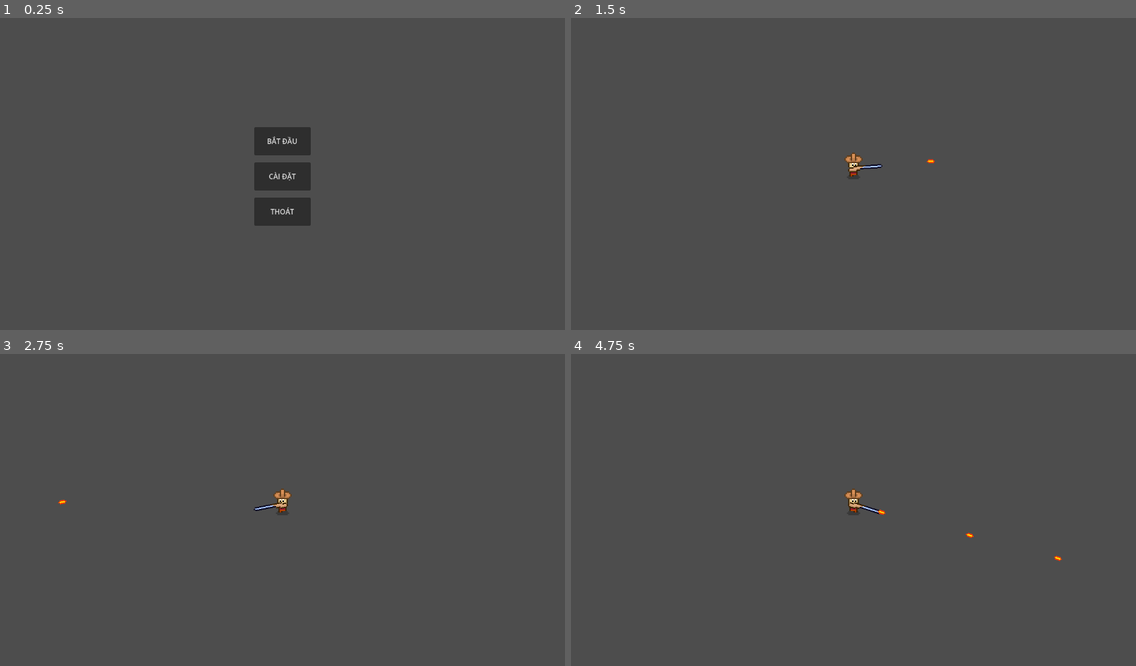
Above: before the commit, frames 1-4 (two rows, left to right).
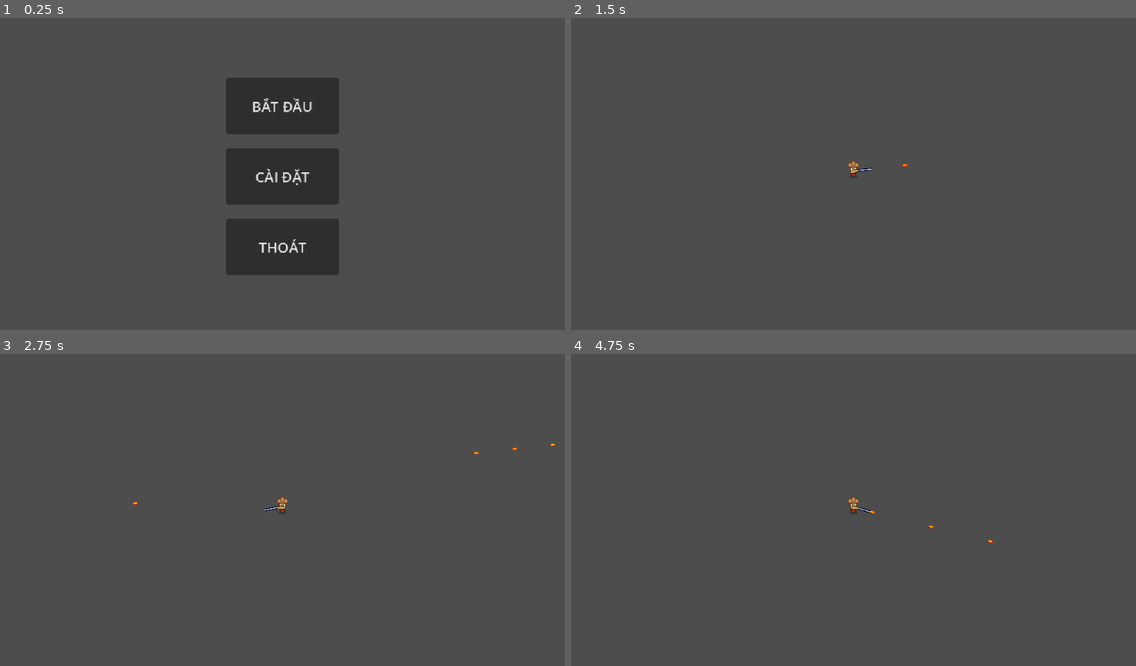
Above: after the commit, the same moments.

Repository: QuocKhangDA22TTD/game_projects
Game: Godot game, scene res://scenes/MainMenu.tscn
Two runs of this game, one before a commit and one after it. Both use one fixed random seed, a clock stepped at 60 frames per second and the inputs below.
Inputs (mouse positions are in pixels of both pictures, inside the frame that each line leads up to):
- Up to frame 1 (0.25 s): no input
- Up to frame 2 (1.5 s): click "BẮT ĐẦU" at 0.5 s; tap Enter at 1.25 s; move the mouse to (977, 161) at 1.27 s; press the mouse at (977, 161) at 1.28 s; hold D (move_right) from 1.28 s (still down)
- Up to frame 3 (2.75 s): move the mouse to (169, 528) at 2.02 s; release D (move_right) at 2.03 s; release the mouse at (169, 528) at 2.03 s; hold S (move_down) from 2.03 s (still down); click (169, 528) at 2.1 s
- Up to frame 4 (4.75 s): move the mouse to (910, 441) at 2.77 s; release S (move_down) at 2.78 s; press the mouse at (910, 441) at 2.78 s; hold D (move_right) 2.78-3.53 s; move the mouse to (825, 575) at 3.52 s; release the mouse at (825, 575) at 3.53 s; hold W (move_up) 3.53-4.28 s; click (825, 575) at 3.6 s; tap Space at 4.25 s; move the mouse to (1023, 559) at 4.27 s; press the mouse at (1023, 559) at 4.28 s; hold A (move_left) from 4.28 s (still down)

The runs differ from the first frame. In frame 1, 9.9% of the frame differs, in the area x 40-60%, y 19-83%; in frame 2, 0.2%; in frame 3, 0.3%; in frame 4, 0.3%.

Commit message:
Cập nhập camera và project setting.

Diff:
--- a/unnamed-1/project.godot
+++ b/unnamed-1/project.godot
@@ -20,6 +20,7 @@
 window/size/viewport_height=360
 window/size/window_width_override=1280
 window/size/window_height_override=720
+window/stretch/mode="canvas_items"
 
 [input]
 
--- a/unnamed-1/scenes/player.tscn
+++ b/unnamed-1/scenes/player.tscn
@@ -81,4 +81,3 @@
 position = Vector2(22, 0)
 
 [node name="Camera2D" type="Camera2D" parent="." unique_id=189738013]
-zoom = Vector2(3, 3)
